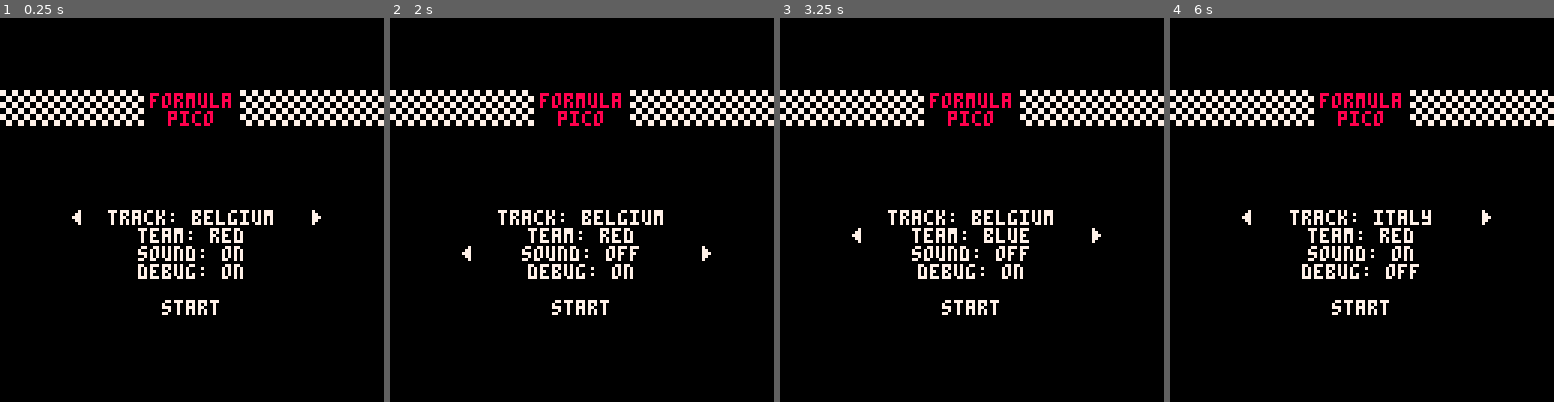
Above: before the commit, frames 1-4 (left to right).
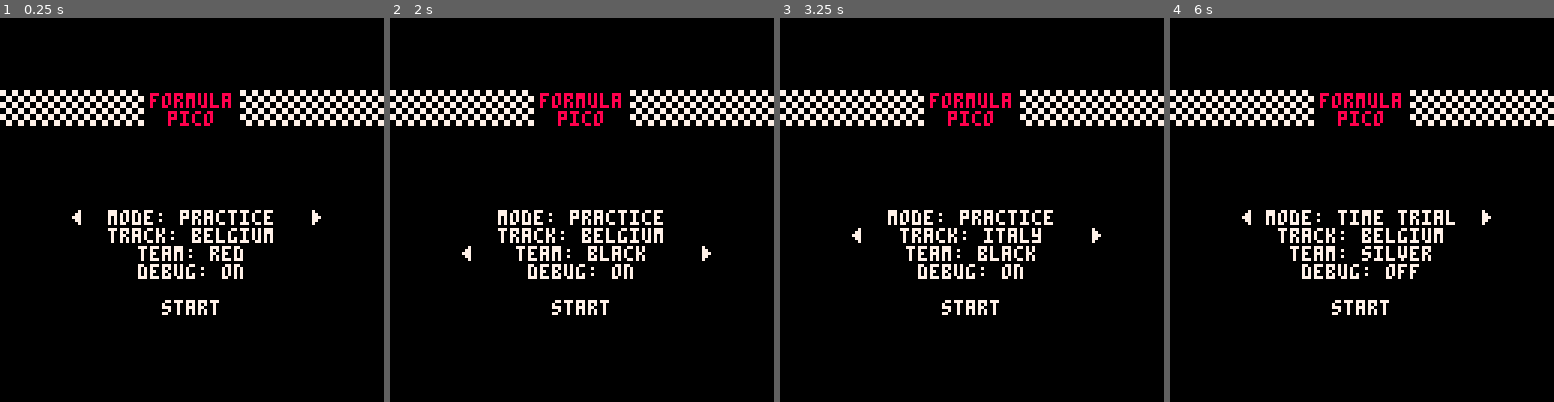
Above: after the commit, the same moments.

Repository: Joeltronics/formula_pico
Game: PICO-8 cartridge formula_pico.p8
Same seed, same stepped clock (60 frames per second), same inputs: the game is played once before the commit and once after it.
Inputs:
- Up to frame 1 (0.25 s): no input
- Up to frame 2 (2 s): tap O (Z key) at 0.33, 0.7, 1.43 s; tap X (X key) at 1.07 s; hold Left from 1.97 s (still down)
- Up to frame 3 (3.25 s): tap X (X key) every 0.33 s from 2.07 to 3.07 s; tap O (Z key) at 2.22, 3.1 s; release Left at 2.37 s; hold Down 2.42-2.82 s; hold Right from 2.87 s (still down)
- Up to frame 4 (6 s): tap X (X key) every 0.33 s from 3.4 to 5.73 s; release Right at 3.53 s; hold Up 3.58-4.08 s; tap O (Z key) at 3.98, 4.87, 5.75 s; hold Right 4.13-4.53 s; hold Down 4.58-5.08 s; hold Left 5.13-5.8 s; hold Up from 5.85 s (still down)

The runs differ from the first frame. In frame 1, 1.7% of the frame differs, in the area x 28-72%, y 50-64%; in frame 2, 2.0%; in frame 3, 1.5%; in frame 4, 2.5%, in the area x 25-75%, y 50-64%.

Commit message:
Add other cars
* Very basic for now - just follow center of track, no clipping
* Lots of judder right now

Diff:
--- a/drawing.lua
+++ b/drawing.lua
@@ -19,6 +19,8 @@
 	15/0xF peach
 ]]
 
+cam_x = 0
+
 function filltrapz(cx1, y1, w1, cx2, y2, w2, col)
 	-- draw a trapezoid by stacking horizontal lines
 
@@ -111,19 +113,20 @@
 	if (not draw_racing_line) return
 
 	local col = 11
+	local speed = cars[1].speed
 
 	if seg < section.apex_seg then
 		-- Before apex
-		if (curr_speed > section.max_speed_pre_apex) col = 8
-		if (curr_speed == section.max_speed_pre_apex and section.max_speed_pre_apex < 0.99) col = 10
+		if (speed > section.max_speed_pre_apex) col = 8
+		if (speed == section.max_speed_pre_apex and section.max_speed_pre_apex < 0.99) col = 10
 		line(
 			x1 + w1*(section.entrance_x + seg*section.racing_line_dx_pre_apex), y1,
 			x2 + w2*(section.entrance_x + (seg - 1)*section.racing_line_dx_pre_apex), y2,
 			col)
 	else
 		-- After apex
-		if (curr_speed > section.max_speed_post_apex) col = 8
-		if (curr_speed == section.max_speed_post_apex and section.max_speed_post_apex < 0.99) col = 10
+		if (speed > section.max_speed_post_apex) col = 8
+		if (speed == section.max_speed_post_apex and section.max_speed_post_apex < 0.99) col = 10
 		local past_apex = seg - section.apex_seg
 		line(
 			x1 + w1*(section.apex_x + (1 + past_apex)*section.racing_line_dx_post_apex), y1,
@@ -175,15 +178,16 @@
 	clip(clp[1], clp[2], clp[3]-clp[1], clp[4]-clp[2])
 end
 
-function add_bg_sprite(
-	sprite_list, sumct, seg, bg, side, px, py, scale, clp)
+function add_bg_sprite(sprite_list, sumct, seg, bg, side, px, py, scale, clp)
 
 	if (not bg) return
 
-	if bg.spacing == 0 then
-		if (seg ~= 1) return
-	elseif (sumct % bg.spacing) ~= 0 then
-		return
+	if bg.spacing then
+		if bg.spacing == 0 then
+			if (seg ~= 1) return
+		elseif (sumct % bg.spacing) ~= 0 then
+			return
+		end
 	end
 
 	-- find position
@@ -201,12 +205,33 @@
 		w=w,
 		h=h,
 		img=bg.img,
+		palette=bg.palette,
 		palt=bg.palt,
 		flip_x=(side > 0 and bg.flip_r),
 		clp={clp[1],clp[2],clp[3],clp[4]}
 	})
 end
 
+function add_car_sprite(sprite_list, car, seg, x1, y1, scale1, x2, y2, scale2, clp)
+	-- TODO: use car.sprite_turn (as well as dx value) to draw correct sprite
+	-- FIXME: there's a ton of judder with these!
+	local subseg = car.subseg
+	add_bg_sprite(
+		sprite_list, sumct, seg,
+		{
+			img={0, 0, 24, 24},
+			siz={0.75,0.75},
+			palt=11,
+			palette=car.palette,
+		},
+		0,
+		x1 + (x2-x1)*subseg,
+		y1 + (y2-y1)*subseg,
+		scale1 + (scale2-scale1)*subseg,
+		clp)
+
+end
+
 function draw_bg_sprite(s)
 
 	setclip(s.clp)
@@ -215,6 +240,8 @@
 		palt(0, false)
 		palt(s.palt, true)
 	end
+
+	if (s.palette) pal(s.palette, 0)
 
 	local x1=ceil(s.x-s.w/2)
 	local x2=ceil(s.x+s.w/2)
@@ -227,33 +254,40 @@
 		s.flip_x  -- flip_x
 	)
 
-	palt()
+	if (s.palette) pal()
+	if (s.palt) palt()
 end
 
 function draw_road()
 
 	-- road position
-	local sect, seg = curr_section_idx, curr_segment_idx
-	local section = road[curr_section_idx]
+	local section_idx = cars[1].section_idx
+	local segment_idx = cars[1].segment_idx
+	local subseg = cars[1].subseg
+	local sect, seg = section_idx, segment_idx
+	local section = road[section_idx]
 
 	-- direction
 	-- TODO: look ahead a bit more than this to determine camera
-	local camang = curr_subseg * section.tu
+	local camang = subseg * section.tu
 	local xd = -camang
-	local yd = -(section.pitch + section.dpitch*(curr_segment_idx - 1))
+	local yd = -(section.pitch + section.dpitch*(segment_idx - 1))
 	local zd = 1
 
 	-- Starting coords
+
+	cam_x = 0.75 * cars[1].x
 
 	-- TODO: figure out which is the better way to do this
 	-- Option 1
-	-- local cx, cy, cz = skew(road_width*cam_x, 0, curr_subseg, xd, yd)
+	-- local cx, cy, cz = skew(road_width*cam_x, 0, subseg, xd, yd)
 	-- local x, y, z = -cx, -cy + cam_dy, -cz + cam_dz
 	-- Option 2
-	local cx, cy, cz = skew(0, 0, curr_subseg, xd, yd)
+	local cx, cy, cz = skew(0, 0, subseg, xd, yd)
 	local x, y, z = -cx - road_width*cam_x, -cy + cam_dy, -cz + cam_dz
 
 	-- Car draw coords
+	local car_x = cars[1].x
 	local car_screen_x, car_screen_y, car_scale = project(car_x, cam_dy, cam_dz)
 
 	-- sprites
@@ -264,6 +298,8 @@
 	clip()
 
 	-- Draw road segments
+
+	-- TODO: start 1 segment behind the player - other sprites have a problem with pop-in
 
 	local x1, y1, scale1 = project(x, y, z)
 
@@ -291,7 +327,6 @@
 		draw_segment(section, seg, sumct, x2, y2, scale2, x1, y1, scale1, section.gndcol, i)
 
 		if i < sprite_draw_distance then
-
 			if sumct == road[1].length then
 				add_bg_sprite(sp, sumct, seg, bg_finishline, -1, x2, y2, scale2, clp)
 				add_bg_sprite(sp, sumct, seg, bg_finishline,  1, x2, y2, scale2, clp)
@@ -300,6 +335,15 @@
 			add_bg_sprite(sp, sumct, seg, section.bgl, -1, x2, y2, scale2, clp)
 			add_bg_sprite(sp, sumct, seg, section.bgc,  0, x2, y2, scale2, clp)
 			add_bg_sprite(sp, sumct, seg, section.bgr,  1, x2, y2, scale2, clp)
+
+			-- TODO: optimize this, don't need to iterate all cars every segment
+			-- TODO: use this for player car sprite too, for correct Z order of carse right behind player
+			for car_idx = 2, #cars do
+				local car = cars[car_idx]
+				if car.section_idx == sect and car.segment_idx == seg then
+					add_car_sprite(sp, car, seg, x1, y1, scale1, x2, y2, scale2, clp)
+				end
+			end
 		end
 
 		-- Reduce clip region
@@ -336,8 +380,8 @@
 	-- TODO: use the map for this, don't redraw every frame
 	-- TODO: draw some hills
 
-	local section = road[curr_section_idx]
-	local horizon = 64 + 32*(section.pitch + section.dpitch*(curr_segment_idx - 1))
+	local section = road[cars[1].section_idx]
+	local horizon = 64 + 32*(section.pitch + section.dpitch*(cars[1].segment_idx - 1))
 
 	-- Sky
 	rectfill(0, 0, 128, horizon - 1, 12)
@@ -348,7 +392,7 @@
 	fillp()
 
 	-- Sun
-	local sun_x = (heading * 512 + 192) % 512 - 256
+	local sun_x = (cars[1].heading * 512 + 192) % 512 - 256
 	if sun_x >= -64 and sun_x <= 192 then
 		circfill(sun_x, horizon - 52, 8, 10)
 	end
@@ -368,34 +412,27 @@
 
 function draw_hud()
 	cursor(116, 116, 7)
-	local speed_print = '' .. round(curr_speed * speed_to_kph)
+	local speed_print = '' .. round(cars[1].speed * speed_to_kph)
 	if (#speed_print == 1) speed_print = ' ' .. speed_print
 	if (#speed_print == 2) speed_print = ' ' .. speed_print
 	print(speed_print .. '\nkph')
 
 	cursor(108, 118)
-	print(gear)
-end
-
-function init_car_palettes(team_idx)
-	car_palette = palettes[team_idx]
-	car_palette = {
-		[8]=car_palette[1],  -- main
-		[14]=car_palette[2],  -- accent 1
-		[2]=car_palette[3],  -- dark
-		[13]=car_palette[4],  -- floor
-	}
+	print(cars[1].gear)
 end
 
 function draw_car(x, y, scale)
-	if (car_palette) pal(car_palette, 0)
+	if (cars[1].palette) pal(cars[1].palette, 0)
 	palt(0, false)
 	palt(11, true)
 
+	local car_x = cars[1].x
+	local speed = cars[1].speed
+
 	-- TODO: extra sprites for braking or on grass
 
-	if curr_speed > 0 then
-		if abs(car_x) >= road[curr_section_idx].wall then
+	if speed > 0 then
+		if abs(car_x) >= road[cars[1].section_idx].wall then
 			-- Touching wall
 			-- TODO: add smoke, or other indicator of scraping
 		end
@@ -410,6 +447,8 @@
 	-- DEBUG
 	local use_scale = false
 	-- local use_scale = (scale ~= 32)
+
+	local car_sprite_turn = cars[1].sprite_turn
 
 	if use_scale then
 		camera()
@@ -445,14 +484,15 @@
 end
 
 function draw_debug_overlay()
-	local section = road[curr_section_idx]
+	local section = road[cars[1].section_idx]
 	local cpu = round(stat(1) * 100)
 	local mem = round(stat(0) * 100 / 2048)
+	local car_x = cars[1].x
 
 	cursor(88, 0, 7)
 	print("cpu:" .. cpu)
 	print("mem:" .. mem)
-	print(curr_section_idx .. "," .. curr_segment_idx .. ',' .. curr_subseg)
+	print(cars[1].section_idx .. "," .. cars[1].segment_idx .. ',' .. cars[1].subseg)
 	print('carx:' .. car_x)
 
 	if cam_dy ~= 2 or cam_dz ~= 2 then
@@ -461,6 +501,6 @@
 		print('cam:' .. cam_x)
 	end
 
-	-- local pitch = (section.pitch + section.dpitch*(curr_segment_idx - 1))
+	-- local pitch = (section.pitch + section.dpitch*(segment_idx - 1))
 	-- print('pi:' .. pitch)
 end
--- a/game_logic.lua
+++ b/game_logic.lua
@@ -1,11 +1,58 @@
 
-function init_game(track_idx, team_idx)
+function init_game(track_idx, team_idx, ghost, num_other_cars)
 	road = tracks[track_idx]
 	if (debug) poke(0x5F2D, 1)  -- enable keyboard
 	poke(0x5f36, 0x40)  -- prevent printing at bottom of screen from triggering scroll
-	init_car_palettes(team_idx)
+	init_cars(team_idx, ghost, num_other_cars)
 	init_sections()
 	init_minimap()
+end
+
+function init_cars(team_idx, ghost, num_other_cars)
+
+	collisions = not ghost
+	cars = {}
+
+	local teams = {1, 2, 3, 4, 5, 6, 7, 8}
+
+	for zidx = 0, num_other_cars do
+		local palette = palettes[team_idx]
+		palette = {
+			[8]=palette[1],  -- main
+			[14]=palette[2],  -- accent 1
+			[2]=palette[3],  -- dark
+			[13]=palette[4],  -- floor
+		}
+
+		local ai = zidx ~= 0
+
+		local segment_idx = 1 + zidx
+		local is_ghost = ghost and zidx == 1
+		if is_ghost then
+			-- Ghost car
+			palette = palette_ghost
+			segment_idx = 1
+		end
+		add(cars, {
+			x=0,
+			section_idx=1,
+			segment_idx=segment_idx,
+			segment_total=1,
+			subseg=0,
+			speed=0,
+			gear=1,
+			rpm=0,
+			palette=palette,
+			ai=ai,
+			ghost=is_ghost,
+			accelerating=false,
+			heading=start_heading,
+			sprite_turn=0,
+		})
+
+		del(teams, team_idx)
+		team_idx = rnd(teams)
+	end
 end
 
 function corner_exit_entrance(section)
@@ -145,144 +192,166 @@
 	if (btn(2)) accel_brake += 1
 	if (btn(3)) accel_brake -= 1
 
+	local player_car = cars[1]
+
 	if debug then
 		while stat(30) do
 			local key = stat(31)
 			-- printh('"' .. key .. '"')
-			if (key == 'k') curr_subseg += 0.25
-			if (key == 'j') curr_subseg -= 0.25
-			if (key == 'h') car_x -= 0.125
-			if (key == 'l') car_x += 0.125
+			if (key == 'k') player_car.subseg += 0.25
+			if (key == 'j') player_car.subseg -= 0.25
+			if (key == 'h') player_car.x -= 0.125
+			if (key == 'l') player_car.x += 0.125
 			if (key == '9') cam_dy = max(cam_dy - 0.25, 0.25)
 			if (key == '0') cam_dy += 0.25
 			if (key == '-') cam_dz = max(cam_dz - 0.25, 0.25)
 			if (key == '=') cam_dz += 0.25
-			if (key == '`') curr_speed += 0.25  -- turbo
-			if (key == '<') heading -= 1/256
-			if (key == '>') heading += 1/256
-		end
-	end
-
-	-- Determine acceleration & speed
-	-- TODO: look ahead for braking point, slow down; can also speed up after apex
-	-- TODO: slow down on curb & grass
-	-- TODO: also factor in slope
-
-	local section = road[curr_section_idx]
-
-	local tu = section.tu
-	local section_max_speed = section.max_speed_pre_apex
-	if (section.apex_seg and curr_segment_idx >= section.apex_seg) section_max_speed = section.max_speed_post_apex
-
-	-- Special check: hard-limit speed at apex, in case of insufficient braking
-	if (section.apex_seg and curr_segment_idx == section.apex_seg) curr_speed = min(curr_speed, section.max_speed_pre_apex)
-
-	accelerating = false
-
-	if abs(car_x) >= section.wall then
-		-- Touching wall
-		-- Decrease max speed significantly
-		-- Slower acceleration
-		-- Faster braking
-		-- Increase coasting deceleration significantly
-		-- Increase tire deg
-		section_max_speed = min(section_max_speed, wall_max_speed)
-		-- TODO
-
-	elseif abs(car_x) >= 1 then
-		-- On grass
-		-- Decrease max speed significantly
-		-- Slower acceleration
-		-- Slower braking
-		-- Increase coasting deceleration significantly
-		section_max_speed = min(section_max_speed, grass_max_speed)
-		-- TODO
-
-	elseif abs(car_x) >= 0.75 then
-		-- On curb
-		-- Max speed unaffected
-		-- Decrease acceleration
-		-- Decrease braking
-		-- Increase coasting deceleration
-		-- Increase tire deg slightly
-
-		-- TODO
-	end
-
-	if curr_speed > section_max_speed then
-		-- Brake (to section speed)
-		curr_speed = max(curr_speed - brake_decel, section_max_speed)
-
-	elseif accel_brake > 0 then
-		-- Accelerate
-		local a = accel[flr(gear)]
-		curr_speed = min(curr_speed + a, section_max_speed)
-		accelerating = true
-
-	elseif accel_brake < 0 then
-		-- Brake (to zero)
-		curr_speed = max(curr_speed - brake_decel, 0)
-	else
-		-- Coast
-		-- TODO: this should be affected by slope even more than regular acceleration is
-		curr_speed = max(curr_speed*coast_decel_rel - coast_decel_abs, 0)
-	end
-
-	gear = min(curr_speed, 0.99) * #accel + 1
-	rpm = gear % 1
-	gear = flr(gear)
-	if (gear > 1) rpm = 0.0625 + (rpm * 0.9375)
-
-	-- Steering & corners
-
-	-- Steering: only when moving (or going up)
-	-- TODO: compensate for corners, i.e. push toward outside of corners
-	local car_x_prev = car_x
-	if steering ~= 0 then
-		if curr_speed > 0 then
-			car_x += steering * min(8*curr_speed, 1) / 64
-		end
-	end
-
-	-- TODO: make wall distance changes gradual
-	car_x = max(-section.wall, min(section.wall, car_x))
-	-- TODO: add very slight "bounce back from wall" physics
-
-	cam_x = 0.75 * car_x
-
-	-- Car direction to draw
-	-- Based on:
-	--    - Did we move left/right
-	--    - Is road turning
-	--    - Are we near edge of screen
-
-	car_sprite_turn = car_x - car_x_prev
-	if (car_sprite_turn ~= 0) car_sprite_turn = sgn(car_sprite_turn)
-	if (abs(tu) > 0.1) car_sprite_turn += sgn(car_sprite_turn)
-	-- TODO: look at car_x relative to cam_x
-	if (abs(car_x) > 0.5) car_sprite_turn -= sgn(car_x)
-
-	-- Move forward
-
-	-- TODO:
-	--   - Adjust relative to tu and x position, i.e. inside of section is faster, outside is slower
-	--   - Increment slightly less while steering, but compensated for tu
-	--   - Faster while turning into section
-	local dz = 0.5 * speed_scale * curr_speed
-
-	curr_subseg += dz
-	if curr_subseg > 1 then
-		curr_subseg -= 1
-		curr_section_idx, curr_segment_idx, curr_segment_total = advance(curr_section_idx, curr_segment_idx)
-	elseif curr_subseg < 0 then
-		curr_subseg += 1
-		curr_section_idx, curr_segment_idx, curr_segment_total = reverse(curr_section_idx, curr_segment_idx)
-	end
-
-	-- Update angle & sun coordinate
-
-	heading -= road[curr_section_idx].angle_per_seg * dz
-	heading %= 1.0
-	-- HACK: Angle has slight error due to fixed-point precision, so reset when we complete the lap
-	if (curr_section_idx == 1 and curr_segment_idx == 1) heading = start_heading
-end
+			if (key == '`') player_car.speed = min(player_car.speed + 0.25, 2)  -- turbo
+			if (key == '<') player_car.heading -= 1/256
+			if (key == '>') player_car.heading += 1/256
+		end
+	end
+
+	for car_idx = 1, #cars do
+		local car = cars[car_idx]
+
+		local car_x = car.x
+		local section_idx, segment_idx, segment_total = car.section_idx, car.segment_idx, car.segment_total
+		local speed, gear = car.speed, car.gear
+
+		-- Determine acceleration & speed
+		-- TODO: look ahead for braking point, slow down; can also speed up after apex
+		-- TODO: slow down on curb & grass
+		-- TODO: also factor in slope
+
+		local section = road[section_idx]
+
+		local tu = section.tu
+		local section_max_speed = section.max_speed_pre_apex
+		if (section.apex_seg and segment_idx >= section.apex_seg) section_max_speed = section.max_speed_post_apex
+
+		-- Special check: hard-limit speed at apex, in case of insufficient braking
+		-- TODO: change this to understeer instead
+		if (section.apex_seg and segment_idx == section.apex_seg) speed = min(speed, section.max_speed_pre_apex)
+
+		local accel = accel_by_gear[flr(gear)]
+		if (car.ai and not car.ghost) accel *= rnd(ai_accel_random)
+
+		if abs(car_x) >= section.wall then
+			-- Touching wall
+			-- Decrease max speed significantly
+			-- Slower acceleration
+			-- Faster braking
+			-- Increase coasting deceleration significantly
+			-- Increase tire deg
+			section_max_speed = min(section_max_speed, wall_max_speed)
+			-- TODO
+
+		elseif abs(car_x) >= 1 then
+			-- On grass
+			-- Decrease max speed significantly
+			-- Slower acceleration
+			-- Slower braking
+			-- Increase coasting deceleration significantly
+			section_max_speed = min(section_max_speed, grass_max_speed)
+			-- TODO
+
+		elseif abs(car_x) >= 0.75 then
+			-- On curb
+			-- Max speed unaffected
+			-- Decrease acceleration
+			-- Decrease braking
+			-- Increase coasting deceleration
+			-- Increase tire deg slightly
+
+			-- TODO
+		end
+
+		car.accelerating = false
+		if speed > section_max_speed then
+			-- Brake (to section speed)
+			speed = max(speed - brake_decel, section_max_speed)
+
+		elseif car.ai or accel_brake > 0 then
+			-- Accelerate
+			speed = min(speed + accel, section_max_speed)
+			car.accelerating = true
+
+		elseif accel_brake < 0 then
+			-- Brake (to zero)
+			speed = max(speed - brake_decel, 0)
+		else
+			-- Coast
+			-- TODO: this should be affected by slope even more than regular acceleration is
+			speed = max(speed*coast_decel_rel - coast_decel_abs, 0)
+		end
+
+		gear = min(speed, 0.99) * #accel_by_gear + 1
+		local rpm = gear % 1
+		gear = flr(gear)
+		if (gear > 1) rpm = 0.0625 + (rpm * 0.9375)
+
+		car.speed, car.gear, car.rpm = speed, gear, rpm
+
+		-- Steering & corners
+
+		local car_x_prev = car_x
+
+		if car.ai then
+			car_x = 0.0  -- TODO: steer, following racing line
+		else
+			-- Steering: only when moving (or going up)
+			-- TODO: compensate for corners, i.e. push toward outside of corners
+			if steering ~= 0 then
+				if speed > 0 then
+					car_x += steering * min(8*speed, 1) / 64
+				end
+			end
+		end
+
+		-- TODO: make wall distance changes gradual
+		car_x = max(-section.wall, min(section.wall, car_x))
+		-- TODO: add very slight "bounce back from wall" physics
+
+		car.x = car_x
+
+		-- Car direction to draw
+		-- Based on:
+		--    - Did we move left/right
+		--    - Is road turning
+		--    - Are we near edge of screen
+
+		local car_sprite_turn = car_x - car_x_prev
+		if (car_sprite_turn ~= 0) car_sprite_turn = sgn(car_sprite_turn)
+
+		if (abs(tu) > 0.1) car_sprite_turn += sgn(car_sprite_turn)
+		-- TODO: look at car_x relative to cam_x
+		if (abs(car_x) > 0.5) car_sprite_turn -= sgn(car_x)
+		car.sprite_turn = car_sprite_turn
+
+		-- Move forward
+
+		-- TODO:
+		--   - Adjust relative to tu and x position, i.e. inside of section is faster, outside is slower
+		--   - Increment slightly less while steering, but compensated for tu
+		--   - Faster while turning into section
+		local dz = 0.5 * speed_scale * speed
+
+		local subseg = car.subseg + dz
+		if subseg > 1 then
+			subseg -= 1
+			car.section_idx, car.segment_idx, car.segment_total = advance(section_idx, segment_idx)
+		elseif subseg < 0 then
+			subseg += 1
+			car.section_idx, car.segment_idx, car.segment_total = reverse(section_idx, segment_idx)
+		end
+		car.subseg = subseg
+
+		-- Update angle & sun coordinate
+
+		car.heading -= road[section_idx].angle_per_seg * dz
+		car.heading %= 1.0
+		-- HACK: Angle has slight error due to fixed-point precision, so reset when we complete the lap
+		if (section_idx == 1 and segment_idx == 1) car.heading = start_heading
+	end
+end
--- a/globals.lua
+++ b/globals.lua
@@ -13,7 +13,9 @@
 
 -- Acceleration, by gear
 -- TOOD: make it 7 gears, but have gear 1 be twice as long
-accel = {8/2048, 7/2048, 6/2048, 4/2048, 3/2048, 2/2048, 1/2048, 1/4096}
+accel_by_gear = {8/2048, 7/2048, 6/2048, 4/2048, 3/2048, 2/2048, 1/2048, 1/4096}
+
+ai_accel_random = {1/1.5, 1/1.25, 1/1.125, 1, 1, 1.125, 1.25, 1.5}
 
 -- SFX speed: ticks, around 1/120 second
 -- This is also how long first note is held before sliding, so don't go higher than 8
@@ -50,7 +52,11 @@
 	{ 9, 12, 4, 4, name='orange' },
 	{ 14, 7, 2, 2, name='pink' },
 	{ 6, 7, 5, 0, name='silver' },
-	-- TODO: black team (need to recolor rear wing then)
+	{ 0, 11, 5, 0, name='black' }, -- TODO: recolor rear wing
+}
+
+palette_ghost = {
+	7, 7, 7, 7, 7, 7, 7, 7, 7, 7, 7, 7, 7, 6, 7, 6,
 }
 
 --
@@ -68,19 +74,11 @@
 print_cpu = true
 enable_sound = true
 draw_racing_line = true
+collisions = false
 
 --
 -- Other runtime globals
 --
 
 road = nil  -- Setting this also acts as "game started" flag
-car_palette = nil
-
-curr_section_idx, curr_segment_idx, curr_segment_total, curr_subseg = 1, 1, 1, 0
-car_x, cam_x = 0, 0
-heading = start_heading
-curr_speed = 0
-gear = 1
-rpm = 0
-car_sprite_turn = 0
-accelerating = false
+cars = {}
--- a/minimap.lua
+++ b/minimap.lua
@@ -6,17 +6,17 @@
 	local minimap_scale = road.minimap_scale / length_scale
 	minimap_step = max(1, round(length_scale / road.minimap_scale))
 
-	local count, x, y, dx, dy, curr_heading = 0, 0, 0, 0, -1, start_heading
+	local count, x, y, dx, dy, heading = 0, 0, 0, 0, -1, start_heading
 	for section in all(road) do
 		for n = 1, section.length do
 
 			if (count % minimap_step == 0) add(minimap, {x, y})
 
-			curr_heading -= section.angle_per_seg
-			curr_heading %= 1.0
+			heading -= section.angle_per_seg
+			heading %= 1.0
 
-			dx = minimap_scale * cos(curr_heading)
-			dy = minimap_scale * sin(curr_heading)
+			dx = minimap_scale * cos(heading)
+			dy = minimap_scale * sin(heading)
 
 			x += dx
 			y += dy
@@ -44,10 +44,20 @@
 	local x, y = coord[1], coord[2]
 	line(x, y, x, y, 0)
 
-	-- Current position
-	coord = minimap[(curr_segment_total - 1) \ minimap_step + 1]
+	-- Car positions
+
+	-- Other cars
+	-- TODO: draw these in reverse place order, i.e. first place drawn last
+	for idx = 2, #cars do
+		coord = minimap[(cars[idx].segment_total - 1) \ minimap_step + 1]
+		x, y = coord[1], coord[2]
+		line(x, y, x, y, cars[idx].palette[8])
+	end
+
+	-- Always draw self last
+	coord = minimap[(cars[1].segment_total - 1) \ minimap_step + 1]
 	x, y = coord[1], coord[2]
-	line(x, y, x, y, car_palette[8])
+	line(x, y, x, y, cars[1].palette[8])
 
 	camera()
 end
--- a/sound.lua
+++ b/sound.lua
@@ -63,7 +63,7 @@
 
 	if (not enable_sound) return
 
-	if curr_speed == 0 then
+	if cars[1].speed == 0 then
 		-- Idling
 		sfx(-1, 1)
 		harmonic_prev = -1
@@ -73,14 +73,14 @@
 	end
 
 	-- TODO: scale linearly by frequency, not pitch (need to take log - or use lookup table)
-	local fundamental = flr(rpm * 36)
+	local fundamental = flr(cars[1].rpm * 36)
 
 	-- TODO: there's probably a rare glitch here, if acceleration/off-track state changes but not fundamental
 	if (fundamental == fundamental_prev) return
 
 	-- Slow down SFX at high speeds for less audible stepping
 	local sfx_speed = sfx_speed_by_gear[1]
-	if (accelerating) sfx_speed = sfx_speed_by_gear[gear]
+	if (cars[1].accelerating) sfx_speed = sfx_speed_by_gear[cars[1].gear]
 	set_speed(2, sfx_speed)
 	set_speed(3, sfx_speed)
 
@@ -90,7 +90,7 @@
 	sfx(2, 0)
 	fundamental_prev = fundamental
 
-	local section = road[curr_section_idx]
+	local section = road[cars[1].section_idx]
 
 	-- Add echo in tunnel
 	if section.tnl ~= tnl_prev then
@@ -101,6 +101,7 @@
 		tnl_prev = section.tnl
 	end
 
+	local car_x = cars[1].x
 	if abs(car_x) >= section.wall then
 		-- Touching wall
 		-- TODO: different sound effect from grass
@@ -113,7 +114,7 @@
 	else
 		local harmonic = fundamental + engine_harmonic_interval
 		local harm_instr, harm_vol = 4, 2 -- engine braking
-		if (accelerating) harm_instr, harm_vol = 1, 2 -- driving
+		if (cars[1].accelerating) harm_instr, harm_vol = 1, 2 -- driving
 		set_note(3, 0, make_note(harmonic_prev, harm_instr, harm_vol, 2))
 		set_note(3, 1, make_note(harmonic, harm_instr, harm_vol, 1))
 		set_note(3, 2, make_note(harmonic, harm_instr, harm_vol, 2))
--- a/title_screen.lua
+++ b/title_screen.lua
@@ -3,6 +3,7 @@
 row_zidx = 0
 track_zidx = 0
 team_zidx = 0
+mode = 0
 
 function init_title_screen()
 end
@@ -17,7 +18,19 @@
 	-- O
 	if btnp(4) then
 		if (row_zidx == 4) then
-			init_game(1 + track_zidx, 1 + team_zidx)
+
+			-- TODO: also an option to watch the AI play (mostly for debugging)
+
+			local num_other_cars = 0
+			local ghost = false
+			if mode == 1 then
+				num_other_cars = 1
+				ghost = true
+			elseif mode == 2 then
+				num_other_cars = 7
+			end
+
+			init_game(1 + track_zidx, 1 + team_zidx, ghost, num_other_cars)
 			return
 		else
 			row_zidx += 1
@@ -34,9 +47,9 @@
 	if (btnp(1)) incr += 1
 
 	if incr ~= 0 then
-		if (row_zidx == 0) track_zidx = (track_zidx + incr) % #tracks
-		if (row_zidx == 1) team_zidx = (team_zidx + incr) % #palettes
-		if (row_zidx == 2) enable_sound = not enable_sound
+		if (row_zidx == 0) mode = (mode + incr) % 3
+		if (row_zidx == 1) track_zidx = (track_zidx + incr) % #tracks
+		if (row_zidx == 2) team_zidx = (team_zidx + incr) % #palettes
 		-- TODO: add separate debug option to print CPU or not
 		if (row_zidx == 3) debug = not debug
 	end
@@ -54,10 +67,15 @@
 	print_centered('formula', 64, 25, 8)
 	print_centered('pico', 64, 31, 8)
 
-	print_centered("track: " .. tracks[track_zidx+1].name, 64, 64, 7)
+	local mode_str = ''
+	if (mode == 0) mode_str = 'practice'
+	if (mode == 1) mode_str = 'time trial'
+	if (mode == 2) mode_str = 'race'
+
+	print_centered("mode: " .. mode_str, 64, 64, 7)
+	print_centered("track: " .. tracks[track_zidx+1].name, 64, 70, 7)
 	-- TODO: print team in its color
-	print_centered("team: " .. palettes[team_zidx+1].name, 64, 70, 7)
-	print_centered("sound: " .. (enable_sound and "on" or "off"), 64, 76, 7)
+	print_centered("team: " .. palettes[team_zidx+1].name, 64, 76, 7)
 	print_centered("debug: " .. (debug and "on" or "off"), 64, 82, 7)
 
 	print_centered('start', 64, 94, 7)
Not shown, changed: TODO.md
